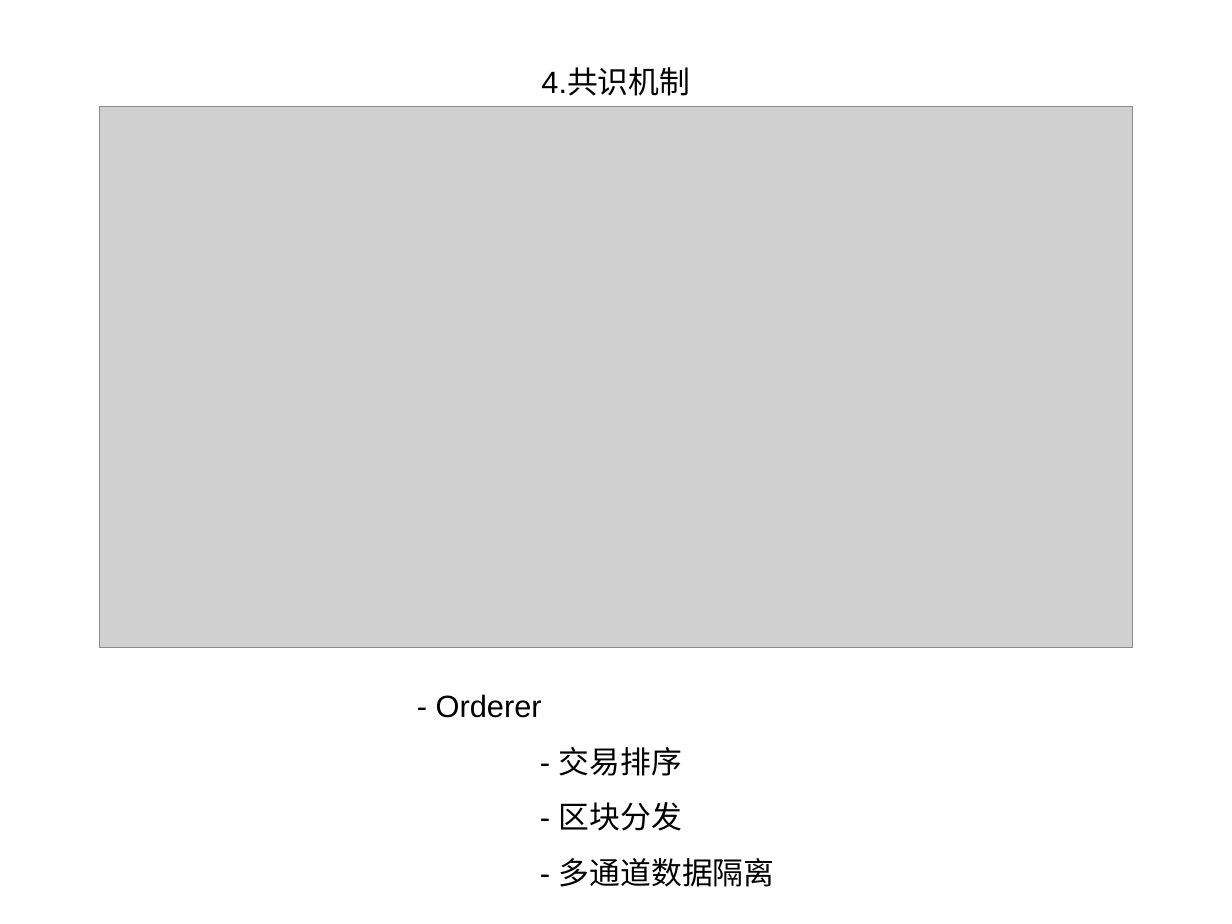
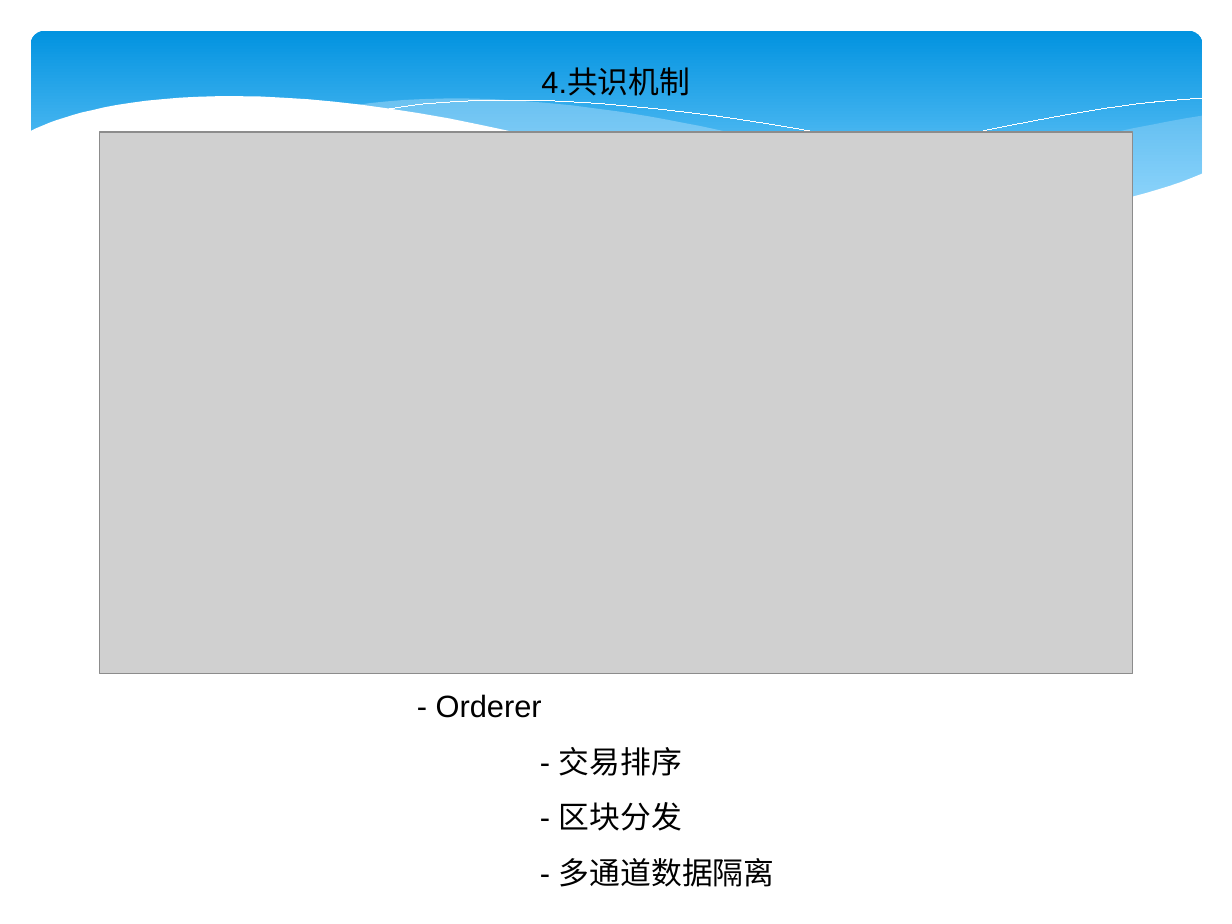
Before and after one commit to 382303784/hyperledger-fabric, a slide deck: slide 7 of fabric.ppt. Drawn at 1232x924 pixels with LibreOffice and Linux fonts; fonts in the diff are those of the drawing; grey boxes stand for pictures. Boxes give left, top, right and bottom in pixels: in the first picture for what was removed or moved away, otherwise in the second. Text is boxed around its words. In the diff, an @@ line names an element or a change of style, - is before the commit and + after.

```diff
--- a/fabric.ppt
+++ b/fabric.ppt
@@ rounded rectangle added at <box>31,31,1202,223</box>, fill gradient #0293E0 to #83D3FE @@
@@ group added at <box>28,96,1204,276</box>: 5 freeform shapes @@
@@ picture: place and size @@
-picture at <box>100,106,1133,648</box>
+picture at <box>100,132,1133,674</box>
```
Also in this commit, not shown: 19 other slides changed, 4 slides added, 1 slide removed, 1 other file.
